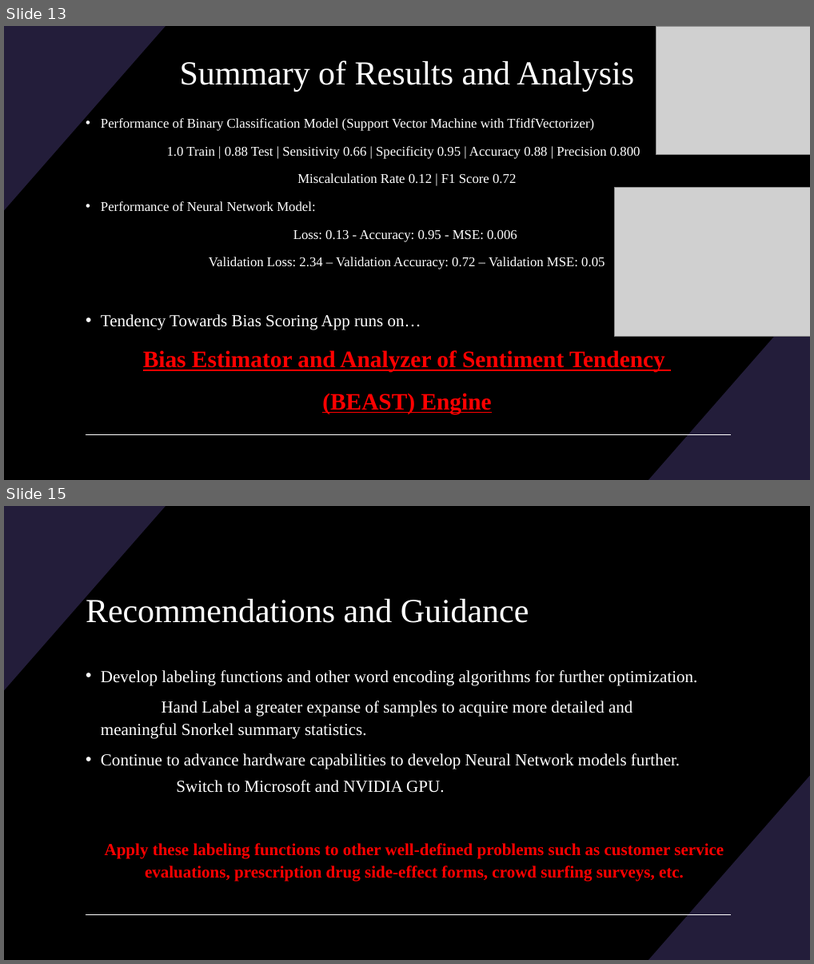
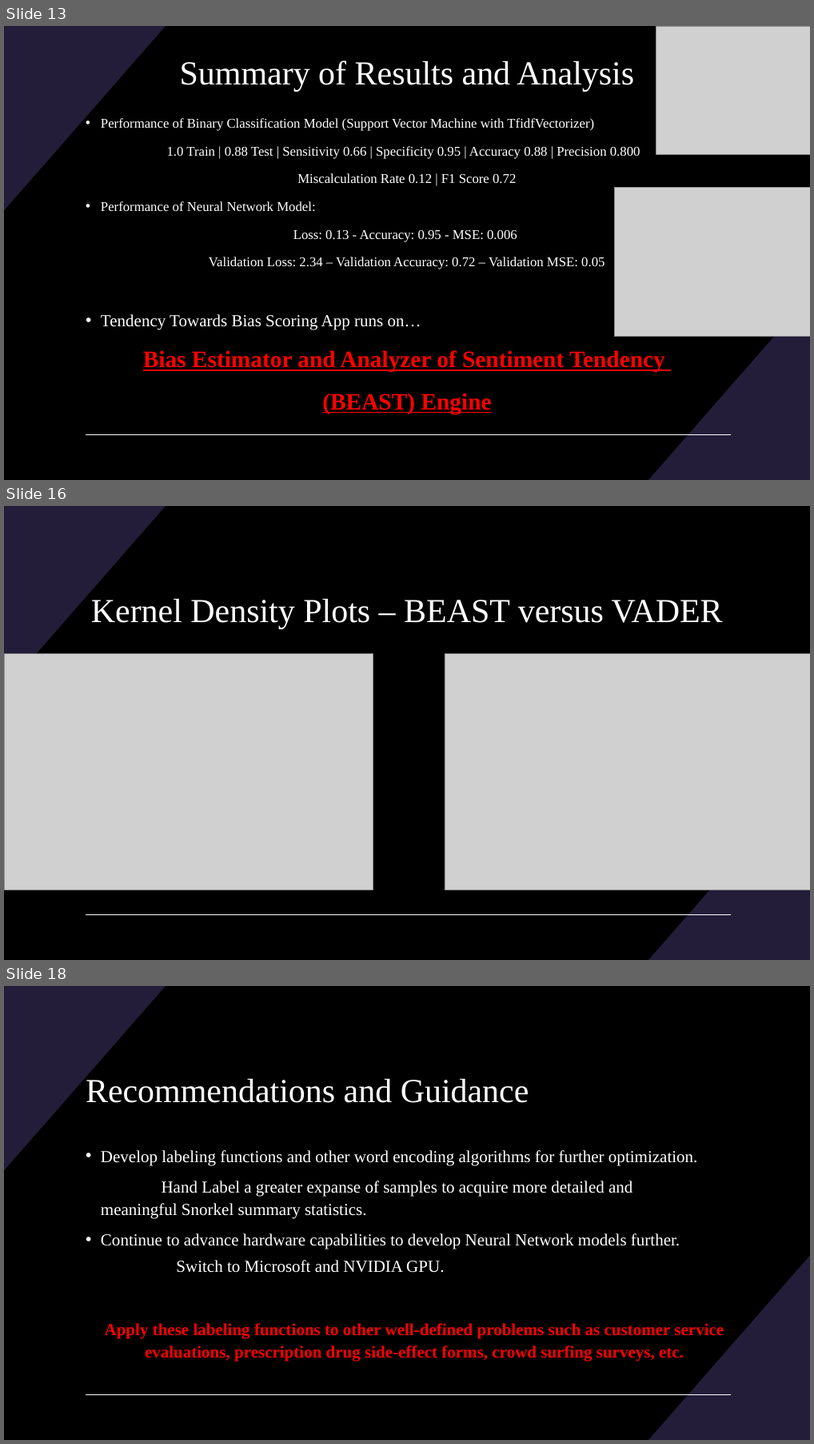
Before and after one commit to BenjaminRocco/Capstone_Project, a slide deck: Capstone_Presentation.pptx. Shown one above the other, each under a label of ours: slides 13 and 15 before the commit, slides 13, 16 and 18 after it; the slides between them are not shown. The pictures are 814x964 and 814x1444 pixels, drawn with LibreOffice and Linux fonts; fonts in the diff are those of the drawing; grey boxes stand for pictures. Boxes give left, top, right and bottom in pixels: in the first picture for what was removed or moved away, otherwise in the second. Text is boxed around its words. In the diff, an @@ line names an element or a change of style, - is before the commit and + after.

```diff
--- a/Capstone_Presentation.pptx
+++ b/Capstone_Presentation.pptx
@@ slide 16 added at (4,506,810,960), background #000000; not listed: 3 template elements that a slide beside it also shows @@
@@ title added at (91,599,723,628), 40 pt, text #FFFFFF @@
+Kernel Density Plots – BEAST versus VADER
@@ picture added at (4,654,373,889) @@
@@ picture added at (445,654,810,889) @@
@@ what was slide 15 is now slide 18 @@
```
Also in this commit, not shown: 1 slide changed, 2 other slides added, 2 other files.
